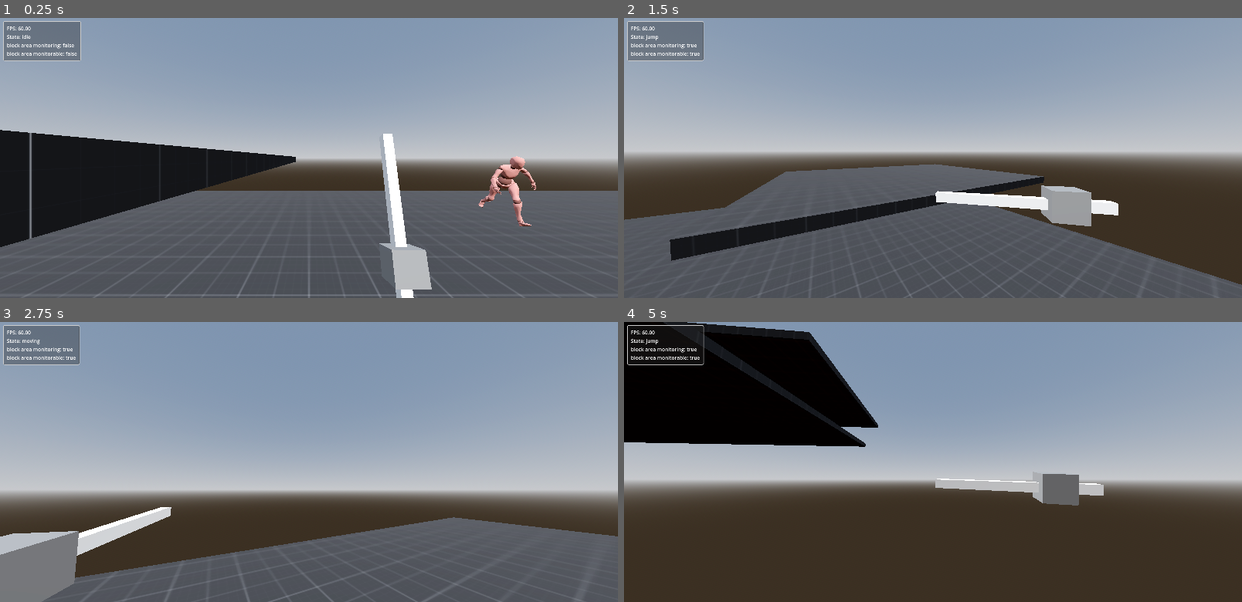
Above: before the commit, frames 1-4 (two rows, left to right).
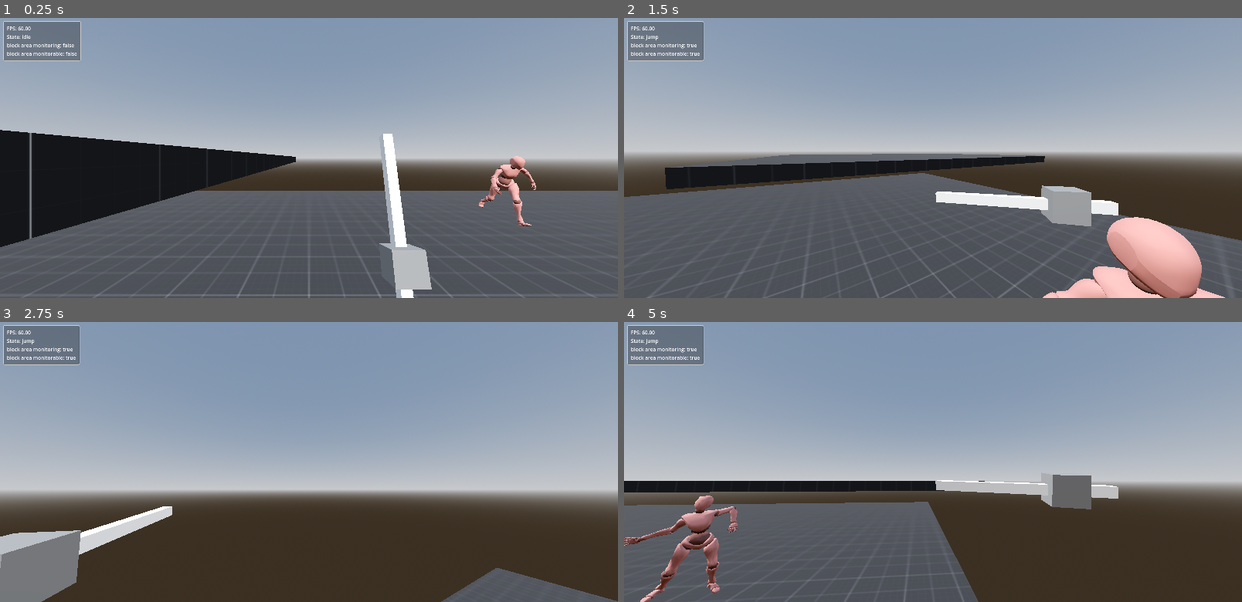
Above: after the commit, the same moments.

Repository: Bessonica/meleeFire
Game: Godot game, scene res://Scenes/Level/level.tscn
Same seed, same stepped clock (60 frames per second), same inputs: the game is played once before the commit and once after it.
Inputs (mouse positions are in pixels of both pictures, inside the frame that each line leads up to):
- Up to frame 1 (0.25 s): no input
- Up to frame 2 (1.5 s): tap Enter at 0.5 s; move the mouse to (963, 158) at 0.52 s; press the mouse at (963, 158) at 0.53 s; hold W (moveForward) from 0.53 s (still down); tap Space (jump) at 0.77, 1.07 s; right-click (963, 158) at 0.8 s; move the mouse to (902, 158) at 1.27 s; release the mouse at (902, 158) at 1.28 s; right-click (902, 158) at 1.35 s
- Up to frame 3 (2.75 s): keep holding W (moveForward); tap Space (jump) at 1.52, 1.55, 1.82 s; move the mouse to (321, 456) at 2.02 s; hold Space (jump) from 2.03 s (still down); click (321, 456) at 2.3 s
- Up to frame 4 (5 s): keep holding W (moveForward); move the mouse to (926, 467) at 2.77 s; release Space (jump) at 2.78 s; tap C (Crouch) at 2.85 s; tap Space (jump) at 3.02, 3.32, 3.77, 3.8, 4.07, 4.52, 4.82 s; right-click (926, 467) at 3.05 s; move the mouse to (976, 464) at 3.52 s; press the mouse at (976, 464) at 3.53 s; move the mouse to (883, 459) at 4.27 s; release the mouse at (883, 459) at 4.28 s; right-click (883, 459) at 4.35 s; click (883, 459) at 4.55 s

The runs differ from the first frame. In frame 1, less than 0.1% of the frame differs, in the area x 77-87%, y 49-75%; in frame 2, 15%; in frame 3, 18%; in frame 4, 37%, in the area x 0-80%, y 0-100%.

Commit message:
jump strength

Diff:
--- a/Scenes/Enemy/zombie.tscn
+++ b/Scenes/Enemy/zombie.tscn
@@ -781,11 +781,11 @@
 skin = SubResource("Skin_2j5ex")
 
 [node name="Physical Bone mixamorig_Spine1" type="PhysicalBone3D" parent="zombie/Armature/Skeleton3D"]
-transform = Transform3D(1.0064, -0.176471, -0.182537, -0.0352022, 0.629201, -0.829867, 0.247311, 0.835019, 0.632079, 0.830898, 21.1022, -118.155)
-collision_layer = 2
-collision_mask = 2
-joint_type = 1
-joint_offset = Transform3D(1, 0, 0, 0, 1, 0, 0, 0, 1, 2.01646, 5.90269, 10.2583)
+transform = Transform3D(1.00842, -0.178383, -0.168129, -0.0219792, 0.630506, -0.829363, 0.240519, 0.833622, 0.636722, 0.575107, 21.0788, -118.205)
+collision_layer = 2
+collision_mask = 2
+joint_type = 1
+joint_offset = Transform3D(1, 0, 0, 0, 1, 0, 0, 0, 1, 2.01646, 5.90271, 10.2583)
 body_offset = Transform3D(0.991918, -0.279458, 0.109704, 0.1061, -0.048762, -1.05319, 0.282999, 1.02167, 0.0167957, -1.47598, 10.8778, -6.77357)
 bone_name = "mixamorig_Spine1"
 joint_constraints/bias = 0.3
@@ -797,7 +797,7 @@
 shape = SubResource("CapsuleShape3D_imhsu")
 
 [node name="Physical Bone mixamorig_Head" type="PhysicalBone3D" parent="zombie/Armature/Skeleton3D"]
-transform = Transform3D(-0.984132, -0.0260904, -0.320654, 0.263599, -0.658076, -0.761834, -0.182755, -0.831507, 0.654594, 7.16842, 57.5875, -135.777)
+transform = Transform3D(-0.986075, -0.0353056, -0.313449, 0.264004, -0.656372, -0.763161, -0.171338, -0.832513, 0.656535, 6.35924, 57.6885, -136.034)
 collision_layer = 2
 collision_mask = 2
 joint_type = 1
@@ -813,7 +813,7 @@
 shape = SubResource("SphereShape3D_70ocq")
 
 [node name="Physical Bone mixamorig_RightArm" type="PhysicalBone3D" parent="zombie/Armature/Skeleton3D"]
-transform = Transform3D(-0.734346, -0.583281, 0.434472, 0.600928, -0.843053, -0.122341, 0.438108, 0.200201, 0.953302, -4.59516, 28.2393, -152.835)
+transform = Transform3D(-0.735335, -0.572781, 0.44608, 0.595404, -0.847929, -0.1145, 0.443953, 0.209706, 0.948905, -5.34171, 27.9699, -152.901)
 collision_layer = 2
 collision_mask = 2
 joint_type = 1
@@ -829,7 +829,7 @@
 shape = SubResource("CapsuleShape3D_x0og0")
 
 [node name="Physical Bone mixamorig_RightForeArm" type="PhysicalBone3D" parent="zombie/Armature/Skeleton3D"]
-transform = Transform3D(-0.079645, -0.908353, 0.485564, 1.01411, -0.157125, -0.0971843, 0.135663, 0.506348, 0.930025, -24.7149, 2.68021, -146.031)
+transform = Transform3D(-0.0835824, -0.900335, 0.498949, 1.01489, -0.157366, -0.0855497, 0.127123, 0.520398, 0.924063, -25.325, 1.99571, -145.682)
 collision_layer = 2
 collision_mask = 2
 joint_type = 1
@@ -845,11 +845,11 @@
 shape = SubResource("CapsuleShape3D_nbfib")
 
 [node name="Physical Bone mixamorig_RightHand" type="PhysicalBone3D" parent="zombie/Armature/Skeleton3D"]
-transform = Transform3D(0.296631, -0.854957, 0.502976, -0.0729798, -0.561302, -0.873008, 1.00799, 0.254943, -0.215092, -45.0771, 6.98455, -131.328)
-collision_layer = 2
-collision_mask = 2
-joint_type = 1
-joint_offset = Transform3D(1, 0, 0, 0, 1, 0, 0, 0, 1, 45.0647, -2.15951, -23.5826)
+transform = Transform3D(0.308347, -0.847424, 0.507757, -0.0574082, -0.564843, -0.871633, 1.00548, 0.271722, -0.209359, -45.3199, 6.14512, -130.683)
+collision_layer = 2
+collision_mask = 2
+joint_type = 1
+joint_offset = Transform3D(1, 0, 0, 0, 1, 0, 0, 0, 1, 45.0647, -2.15952, -23.5826)
 body_offset = Transform3D(-0.427439, -0.664095, -0.698737, 0.757138, 0.285853, -0.672551, 0.594471, -0.76699, 0.347611, 1.35023, -49.3634, -20.2484)
 bone_name = "mixamorig_RightHand"
 joint_constraints/bias = 0.3
@@ -861,11 +861,11 @@
 shape = SubResource("CapsuleShape3D_nex24")
 
 [node name="Physical Bone mixamorig_LeftArm" type="PhysicalBone3D" parent="zombie/Armature/Skeleton3D"]
-transform = Transform3D(0.458392, -0.606974, -0.699257, -0.838491, 0.0666729, -0.621044, 0.400086, 0.850163, -0.4881, 24.1125, 23.7413, -129.312)
-collision_layer = 2
-collision_mask = 2
-joint_type = 1
-joint_offset = Transform3D(1, 0, 0, 0, 1, 0, 0, 0, 1, 0.271153, 11.6849, -3.05542)
+transform = Transform3D(0.455889, -0.601406, -0.705832, -0.843065, 0.0661206, -0.614603, 0.393278, 0.854154, -0.48679, 23.6898, 23.9361, -129.526)
+collision_layer = 2
+collision_mask = 2
+joint_type = 1
+joint_offset = Transform3D(1, 0, 0, 0, 1, 0, 0, 0, 1, 0.271161, 11.6849, -3.05542)
 body_offset = Transform3D(0.844457, -0.405663, 0.465523, 0.589996, 0.430027, -0.762399, 0.109808, 0.863802, 0.561191, 5.9335, -7.51424, -8.4085)
 bone_name = "mixamorig_LeftArm"
 joint_constraints/bias = 0.3
@@ -877,7 +877,7 @@
 shape = SubResource("CapsuleShape3D_7te2e")
 
 [node name="Physical Bone mixamorig_LeftForeArm" type="PhysicalBone3D" parent="zombie/Armature/Skeleton3D"]
-transform = Transform3D(0.759187, -0.656294, -0.240829, -0.272127, 0.0345502, -1.00783, 0.651624, 0.806457, -0.179969, 36.7462, 47.5186, -120.423)
+transform = Transform3D(0.761822, -0.650218, -0.24952, -0.282483, 0.0333672, -1.00468, 0.644099, 0.811414, -0.18563, 36.5192, 47.66, -120.548)
 collision_layer = 2
 collision_mask = 2
 joint_type = 1
@@ -893,11 +893,11 @@
 shape = SubResource("CapsuleShape3D_a0nad")
 
 [node name="Physical Bone mixamorig_LeftHand" type="PhysicalBone3D" parent="zombie/Armature/Skeleton3D"]
-transform = Transform3D(0.719403, 0.0765641, 0.737085, 0.272907, 0.935968, -0.364953, -0.69374, 0.47947, 0.633, 24.3002, 57.7666, -112.62)
-collision_layer = 2
-collision_mask = 2
-joint_type = 1
-joint_offset = Transform3D(1, 0, 0, 0, 1, 0, 0, 0, 1, -20.6967, 3.30822, 41.6783)
+transform = Transform3D(0.712079, 0.0778065, 0.744093, 0.287298, 0.927872, -0.373148, -0.695484, 0.494754, 0.619887, 23.9296, 58.1767, -112.37)
+collision_layer = 2
+collision_mask = 2
+joint_type = 1
+joint_offset = Transform3D(1, 0, 0, 0, 1, 0, 0, 0, 1, -20.6967, 3.30822, 41.6784)
 body_offset = Transform3D(-0.718648, -0.2384, 0.706188, -0.22295, 1.02591, 0.14594, -0.712132, -0.0495519, -0.746441, -43.5177, -14.0908, 16.5356)
 bone_name = "mixamorig_LeftHand"
 joint_constraints/bias = 0.3
@@ -909,11 +909,11 @@
 shape = SubResource("CapsuleShape3D_mq5e3")
 
 [node name="Physical Bone mixamorig_RightUpLeg" type="PhysicalBone3D" parent="zombie/Armature/Skeleton3D"]
-transform = Transform3D(-0.969296, 0.313602, -0.171237, 0.304337, 0.490943, -0.848678, -0.19521, -0.865421, -0.590429, -11.0843, 25.7612, -77.2065)
-collision_layer = 2
-collision_mask = 2
-joint_type = 1
-joint_offset = Transform3D(1, 0, 0, 0, 1, 0, 0, 0, 1, -2.1381, -4.30825, 18.4337)
+transform = Transform3D(-0.96849, 0.315273, -0.172718, 0.308522, 0.499289, -0.842059, -0.192641, -0.860022, -0.599406, -11.048, 25.6841, -77.0123)
+collision_layer = 2
+collision_mask = 2
+joint_type = 1
+joint_offset = Transform3D(1, 0, 0, 0, 1, 0, 0, 0, 1, -2.13809, -4.30829, 18.4337)
 body_offset = Transform3D(1.03175, 0.0748927, -0.0219717, -0.0117633, -0.493492, -0.940956, -0.0749913, 0.916068, -0.460763, 2.93365, 15.194, 12.2799)
 bone_name = "mixamorig_RightUpLeg"
 joint_constraints/bias = 0.3
@@ -925,11 +925,11 @@
 shape = SubResource("CapsuleShape3D_odqbs")
 
 [node name="Physical Bone mixamorig_RightLeg" type="PhysicalBone3D" parent="zombie/Armature/Skeleton3D"]
-transform = Transform3D(-1.02837, 0.00399616, 0.0774422, -0.0459641, 0.929267, -0.467248, -0.0770972, -0.449637, -0.951584, -15.3442, 57.6412, -44.2339)
-collision_layer = 2
-collision_mask = 2
-joint_type = 1
-joint_offset = Transform3D(1, 0, 0, 0, 1, 0, 0, 0, 1, -0.876929, -23.3621, 12.7523)
+transform = Transform3D(-1.02802, 0.00599703, 0.0817202, -0.0459203, 0.92961, -0.466518, -0.0817466, -0.448903, -0.951585, -15.3272, 57.2388, -43.9853)
+collision_layer = 2
+collision_mask = 2
+joint_type = 1
+joint_offset = Transform3D(1, 0, 0, 0, 1, 0, 0, 0, 1, -0.876926, -23.3621, 12.7523)
 body_offset = Transform3D(0.987068, 0.289914, -0.0126912, 0.145391, -0.548115, -0.884099, -0.264886, 0.825376, -0.589948, 7.80042, -1.40331, 26.5734)
 bone_name = "mixamorig_RightLeg"
 joint_constraints/bias = 0.3
@@ -941,11 +941,11 @@
 shape = SubResource("CapsuleShape3D_hrpfl")
 
 [node name="Physical Bone mixamorig_RightFoot" type="PhysicalBone3D" parent="zombie/Armature/Skeleton3D"]
-transform = Transform3D(-1.01409, -0.15544, -0.102482, 0.164845, -0.638316, -0.812919, 0.0602283, -0.826982, 0.635626, -11.1758, 66.5682, -39.1976)
-collision_layer = 2
-collision_mask = 2
-joint_type = 1
-joint_offset = Transform3D(1, 0, 0, 0, 1, 0, 0, 0, 1, 6.32441, -2.02912, 54.3764)
+transform = Transform3D(-1.01412, -0.15594, -0.101382, 0.164204, -0.637249, -0.813859, 0.0614999, -0.82771, 0.634598, -11.4057, 66.1911, -38.962)
+collision_layer = 2
+collision_mask = 2
+joint_type = 1
+joint_offset = Transform3D(1, 0, 0, 0, 1, 0, 0, 0, 1, 6.32437, -2.02914, 54.3764)
 body_offset = Transform3D(1.01678, 0.088718, -0.127635, 0.0131541, -0.939474, -0.481156, -0.158632, 0.474367, -0.909702, 0.689852, 24.174, 51.4321)
 bone_name = "mixamorig_RightFoot"
 joint_constraints/bias = 0.3
@@ -957,11 +957,11 @@
 shape = SubResource("CapsuleShape3D_s2bso")
 
 [node name="Physical Bone mixamorig_LeftUpLeg" type="PhysicalBone3D" parent="zombie/Armature/Skeleton3D"]
-transform = Transform3D(-0.808058, 0.543303, 0.350027, 0.626579, 0.584643, 0.595966, 0.112243, 0.654623, -0.821388, -5.09921, -11.1556, -70.7855)
-collision_layer = 2
-collision_mask = 2
-joint_type = 1
-joint_offset = Transform3D(1, 0, 0, 0, 1, 0, 0, 0, 1, 0.193471, -0.209441, 16.1684)
+transform = Transform3D(-0.814103, 0.533928, 0.350381, 0.619025, 0.585426, 0.603681, 0.110429, 0.661601, -0.815582, -5.10573, -11.2787, -70.8776)
+collision_layer = 2
+collision_mask = 2
+joint_type = 1
+joint_offset = Transform3D(1, 0, 0, 0, 1, 0, 0, 0, 1, 0.193471, -0.209427, 16.1684)
 body_offset = Transform3D(1.02368, 0.0405309, -0.0986284, -0.101122, 0.417759, -0.975411, 0.00162807, 0.943055, 0.437284, 1.4051, 15.8779, -6.873)
 bone_name = "mixamorig_LeftUpLeg"
 joint_constraints/bias = 0.3
@@ -973,11 +973,11 @@
 shape = SubResource("CapsuleShape3D_aigdo")
 
 [node name="Physical Bone mixamorig_LeftLeg" type="PhysicalBone3D" parent="zombie/Armature/Skeleton3D"]
-transform = Transform3D(-0.992829, 0.0833556, 0.268601, 0.234185, -0.2771, 0.97872, 0.15142, 1.02216, 0.231085, -13.9038, -54.3495, -35.3246)
-collision_layer = 2
-collision_mask = 2
-joint_type = 1
-joint_offset = Transform3D(1, 0, 0, 0, 1, 0, 0, 0, 1, -5.54013, -14.2387, 36.043)
+transform = Transform3D(-0.995147, 0.0778715, 0.261507, 0.224818, -0.30283, 0.973901, 0.150403, 1.01527, 0.258013, -13.8898, -54.8378, -36.4876)
+collision_layer = 2
+collision_mask = 2
+joint_type = 1
+joint_offset = Transform3D(1, 0, 0, 0, 1, 0, 0, 0, 1, -5.54016, -14.2386, 36.043)
 body_offset = Transform3D(0.997886, 0.0218632, 0.259695, 0.244109, 0.314229, -0.967797, -0.0900861, 1.01456, 0.281722, -3.52044, 40.7089, 3.79275)
 bone_name = "mixamorig_LeftLeg"
 joint_constraints/bias = 0.3
@@ -989,11 +989,11 @@
 shape = SubResource("CapsuleShape3D_lmtpo")
 
 [node name="Physical Bone mixamorig_LeftFoot" type="PhysicalBone3D" parent="zombie/Armature/Skeleton3D"]
-transform = Transform3D(-0.989493, 0.294384, 0.0610293, 0.284594, 0.888458, 0.477859, 0.0852312, 0.464383, -0.95037, -23.282, -83.9753, -15.7392)
-collision_layer = 2
-collision_mask = 2
-joint_type = 1
-joint_offset = Transform3D(1, 0, 0, 0, 1, 0, 0, 0, 1, 2.32021, 14.218, 30.4372)
+transform = Transform3D(-0.993882, 0.27328, 0.0850258, 0.271674, 0.854378, 0.545603, 0.0758464, 0.535753, -0.91124, -23.6604, -85.9756, -19.1707)
+collision_layer = 2
+collision_mask = 2
+joint_type = 1
+joint_offset = Transform3D(1, 0, 0, 0, 1, 0, 0, 0, 1, 2.32022, 14.2179, 30.4372)
 body_offset = Transform3D(1.00063, 0.260161, -0.0270534, -0.0176831, -0.0182506, -1.06509, -0.256492, 1.01176, -0.0110826, -5.1972, 32.7189, -13.4527)
 bone_name = "mixamorig_LeftFoot"
 joint_constraints/bias = 0.3
--- a/Scenes/PlayerStateMachine/playerStateMachine.gd
+++ b/Scenes/PlayerStateMachine/playerStateMachine.gd
@@ -19,3 +19,4 @@
 		pass
 	else:
 		velocity += dir * hitStagger
+		move_and_slide()
--- a/Scenes/Weapons/sword/sword.tscn
+++ b/Scenes/Weapons/sword/sword.tscn
@@ -201,7 +201,7 @@
 size = Vector3(0.610742, 0.2, 0.495313)
 
 [sub_resource type="BoxShape3D" id="BoxShape3D_olnud"]
-size = Vector3(0.616653, 0.42775, 0.599365)
+size = Vector3(0.616653, 0.42775, 1.09766)
 
 [node name="Sword" type="Node3D"]
 script = ExtResource("1_jgum0")
@@ -254,7 +254,7 @@
 collision_mask = 4
 
 [node name="CollisionShape3D" type="CollisionShape3D" parent="BlockArea"]
-transform = Transform3D(1, 0, 0, 0, 1, 0, 0, 0, 1, -0.00910757, -0.0109023, -0.248901)
+transform = Transform3D(1, 0, 0, 0, 1, 0, 0, 0, 1, -0.00910757, -0.0109023, -0.498047)
 shape = SubResource("BoxShape3D_olnud")
 
 [connection signal="animation_finished" from="AnimationPlayer" to="." method="_on_animation_player_animation_finished"]
--- a/Scripts/FSM/JumpState.gd
+++ b/Scripts/FSM/JumpState.gd
@@ -15,7 +15,9 @@
 	if event.is_action_pressed("jump") and doubleJump == false:
 		PLAYER.velocity.y = 4.5
 		doubleJump = true
-
+	if event.is_action_released("jump"):
+		if PLAYER.velocity.y > 0:
+			PLAYER.velocity.y = PLAYER.velocity.y / 2.0
 
 func Update(_delta:float):
 	if not PLAYER.is_on_floor():
